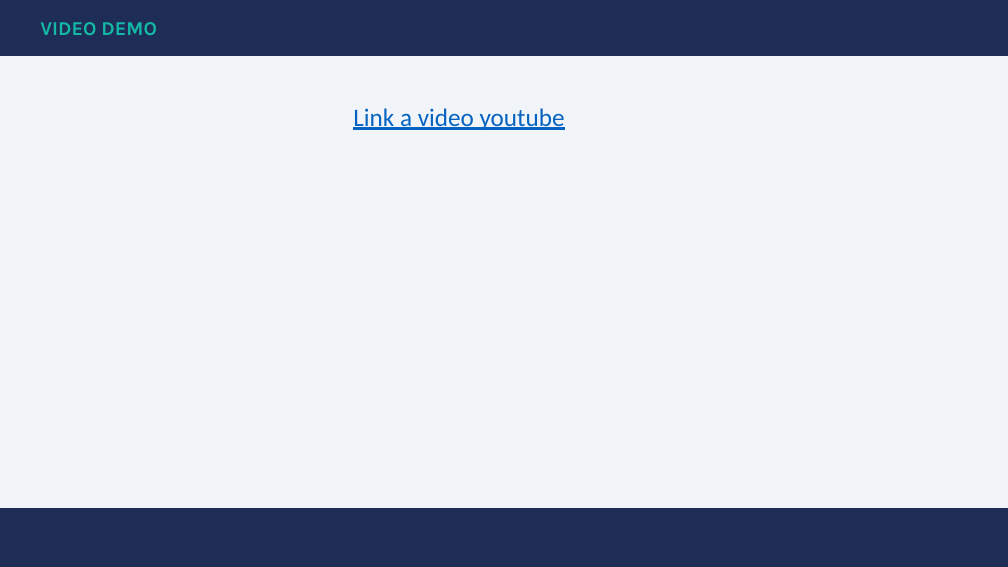
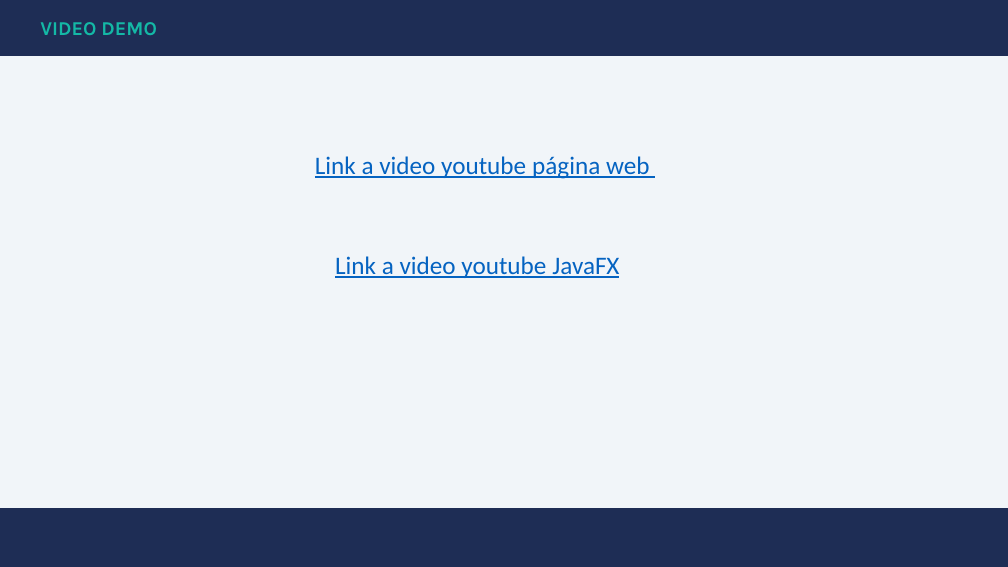
Before and after one commit to Smeagol-chan/Proyecto_Intermodular_1DAM, a slide deck: slide 11 of Roomie_Presentacion.pptx. Drawn at 1008x567 pixels with LibreOffice and Linux fonts; fonts in the diff are those of the drawing. Boxes give left, top, right and bottom in pixels: in the first picture for what was removed or moved away, otherwise in the second. Text is boxed around its words. In the diff, an @@ line names an element or a change of style, - is before the commit and + after.

Commit message:
Vídeo de Java

```diff
--- a/Roomie_Presentacion.pptx
+++ b/Roomie_Presentacion.pptx
@@ text at (315, 156, 650, 179): text changed @@
-Link a video youtube
+Link a video youtube página web
@@ text added at (335, 256, 619, 278), 18 pt, text #0563C1, underline @@
+Link a video youtube JavaFX
```
Also in this commit, not shown: 4 other slides changed.
